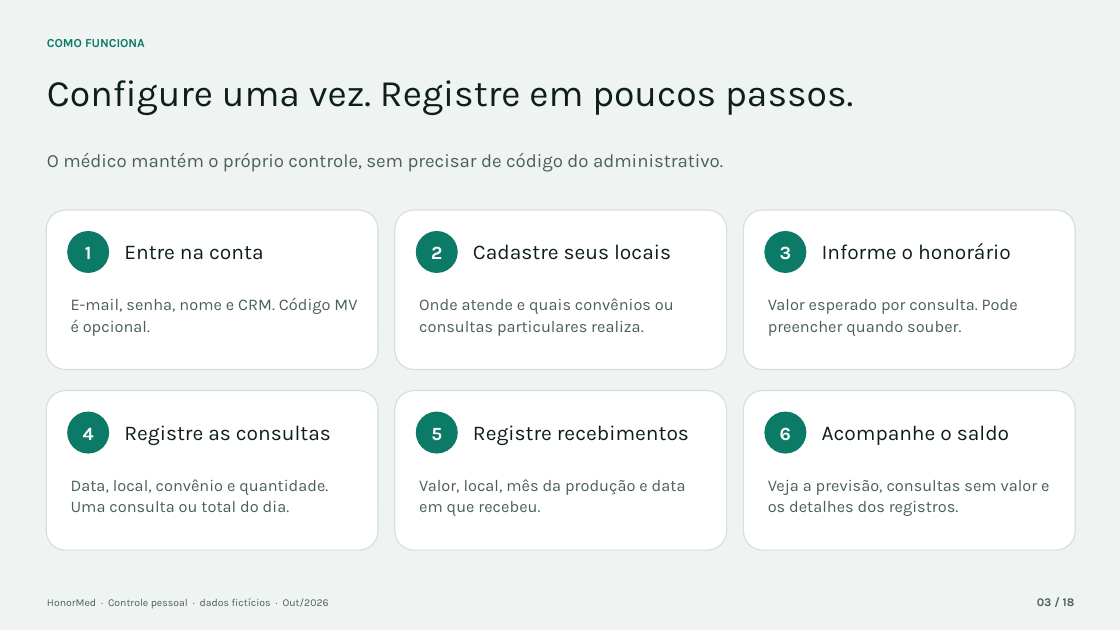
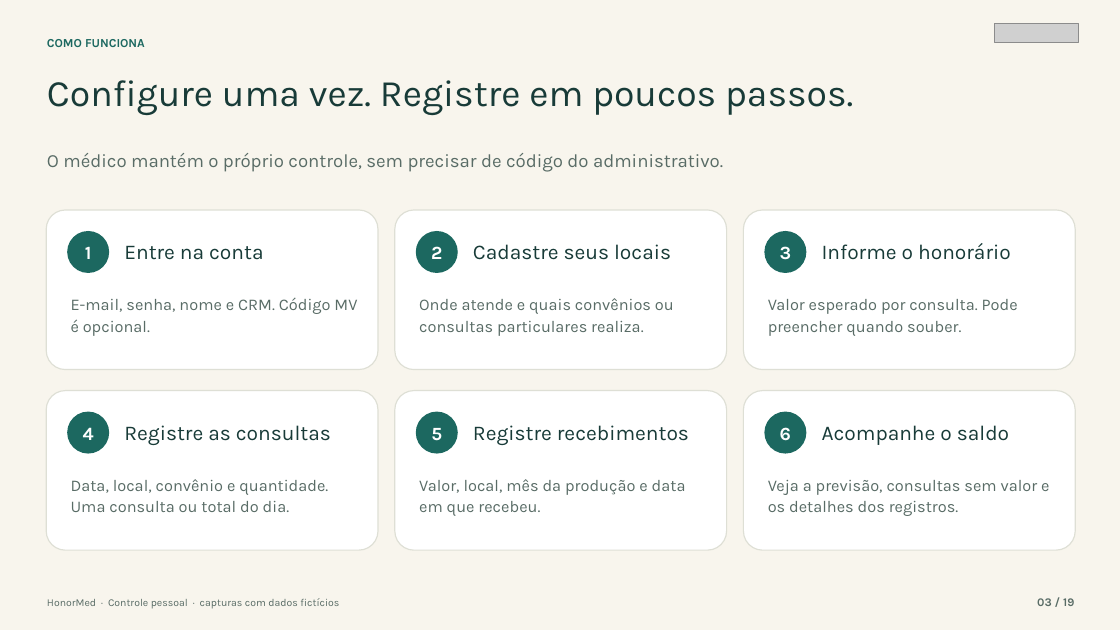
Before and after one commit to Gor0d/HonorMed, a slide deck: slide 3 of docs/apresentacao/HonorMed_Apresentacao_Medicos.pptx. Drawn at 1120x630 pixels with LibreOffice and Linux fonts; fonts in the diff are those of the drawing; grey boxes stand for pictures. Boxes give left, top, right and bottom in pixels: in the first picture for what was removed or moved away, otherwise in the second. Text is boxed around its words. In the diff, an @@ line names an element or a change of style, - is before the commit and + after.

```diff
--- a/docs/apresentacao/HonorMed_Apresentacao_Medicos.pptx
+++ b/docs/apresentacao/HonorMed_Apresentacao_Medicos.pptx
@@ background #EFF4F2 to #F8F5ED @@
@@ picture added at (995, 24, 1079, 42) @@
@@ text "COMO FUNCIONA" at (47, 39, 145, 47): text colour #0B7A66 to #1C6860 @@
@@ outline #D5E0DC 1 pt to #DEDFD5 1 pt in 6 elements at (46, 210, 378, 370), (395, 210, 727, 370), (744, 210, 1075, 370), (46, 391, 378, 550), (395, 391, 727, 550), (744, 391, 1075, 550) @@
@@ fill #0B7A66 to #1C6860 in 6 elements at (67, 231, 109, 273), (416, 231, 458, 273), (765, 231, 807, 273), (67, 412, 109, 454), (416, 412, 458, 454), (765, 412, 807, 454) @@
@@ text colour #0E1F1B to #183B38 in 7 elements at (47, 80, 853, 115), (124, 245, 263, 260), (473, 244, 671, 260), (822, 243, 1011, 260), (124, 425, 331, 445), (473, 425, 689, 445), (822, 425, 1009, 445) @@
@@ text colour #4A5F59 to #596C66 in 7 elements at (47, 153, 723, 172), (71, 298, 357, 336), (419, 298, 674, 336), (768, 299, 1018, 336), (71, 479, 328, 512), (419, 479, 686, 516), (768, 480, 1049, 516) @@
@@ text at (47, 598, 339, 609): text changed; text colour #4A5F59 to #596C66 @@
-HonorMed · Controle pessoal · dados fictícios · Out/2026
+HonorMed · Controle pessoal · capturas com dados fictícios
@@ text at (1037, 598, 1074, 606): text changed; text colour #4A5F59 to #596C66 @@
-03 / 18
+03 / 19
```
Also in this commit, not shown: 16 other slides changed, 2 slides added, 1 slide removed, 4 other files.
